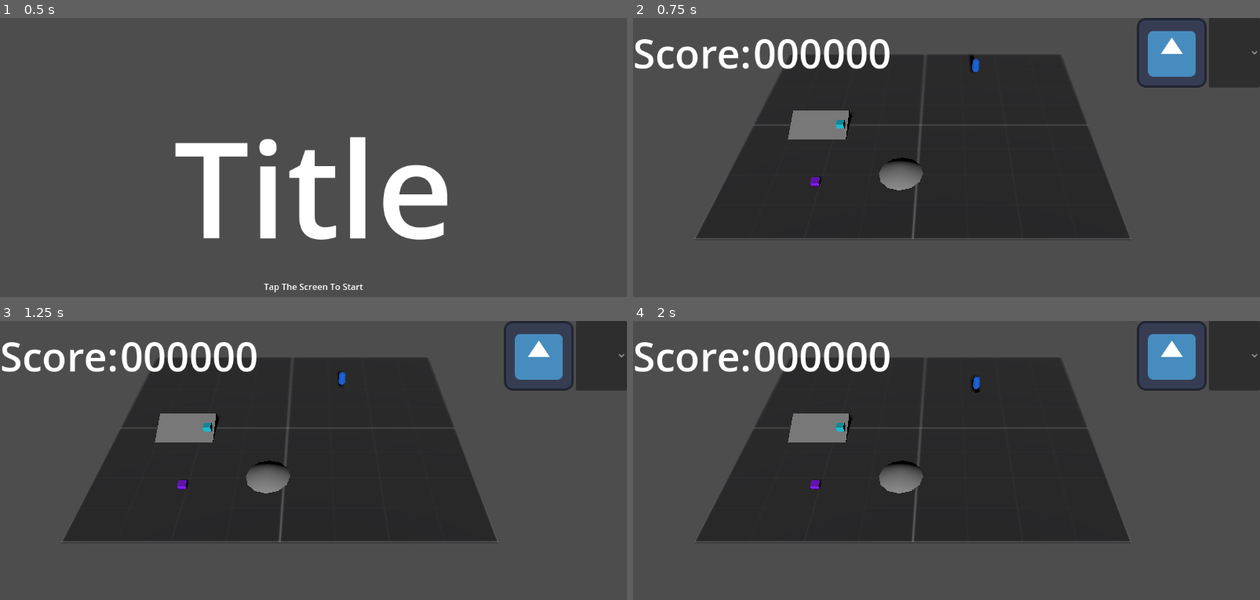
Above: before the commit, frames 1-4 (two rows, left to right).
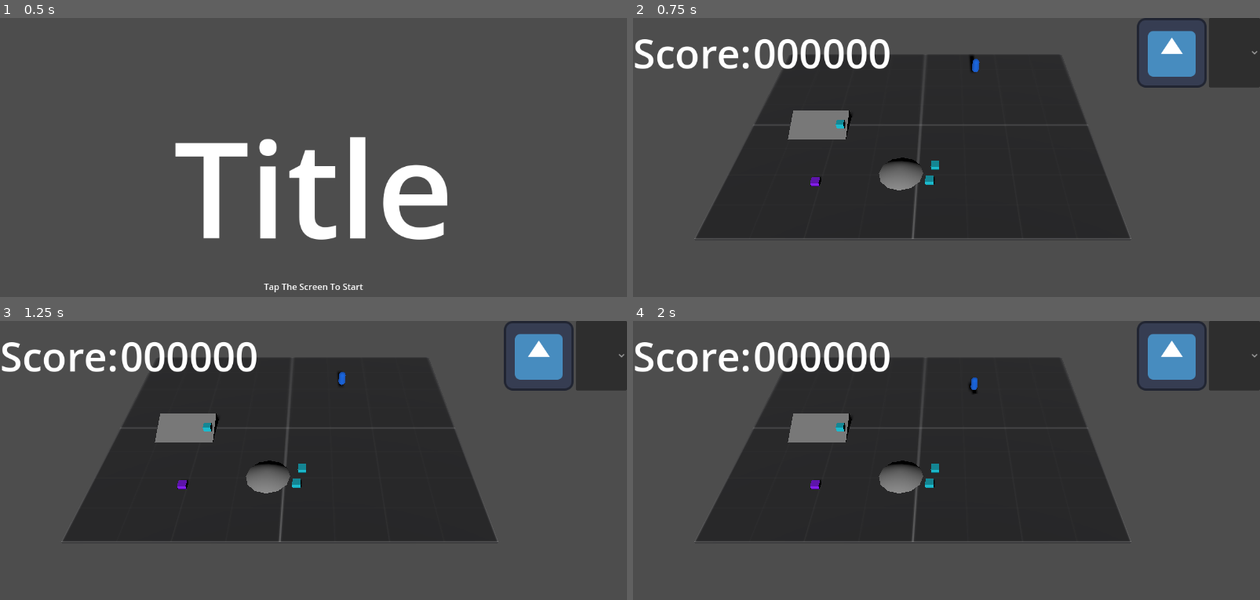
Above: after the commit, the same moments.

Repository: cgo722/DumbAI
Game: Godot game, scene res://main_world.tscn
Same seed, same stepped clock (60 frames per second), same inputs: the game is played once before the commit and once after it. The engine's default icon, where the game draws it, is replaced by a stand-in: a white triangle on a blue panel in a dark square.
Inputs (mouse positions are in pixels of both pictures, inside the frame that each line leads up to):
- Up to frame 1 (0.5 s): no input
- Up to frame 2 (0.75 s): tap Enter at 0.5 s; move the mouse to (1084, 177) at 0.52 s; click (1084, 177) at 0.67 s
- Up to frame 3 (1.25 s): no input
- Up to frame 4 (2 s): click (1172, 354) at 1.25 s

Frame 1 is identical in both runs. In frame 2, less than 0.1% of the frame differs, in the area x 46-49%, y 51-60%; in frame 3, less than 0.1%; in frame 4, 0.2%, in the area x 46-56%, y 19-60%.

Commit message:
Got danger zones to spawn during the round

Diff:
--- a/Levels/Resources/Playground.tres
+++ b/Levels/Resources/Playground.tres
@@ -9,8 +9,8 @@
 "brain_index": 0,
 "position": Vector3(9.73, 3, -7.825)
 }])
-danger_zone_count = 1
-work_zone_count = 1
+danger_zone_count = 3
+work_zone_count = 3
 danger_zone_scales = Array[Vector3]([])
 work_zone_scales = Array[Vector3]([])
 metadata/_custom_type_script = "uid://dypsirafxaxm6"
--- a/Levels/playground.gd
+++ b/Levels/playground.gd
@@ -32,19 +32,10 @@
 	var nav_map = nav_region.get_navigation_map()
 	var nav_origin = nav_region.global_transform.origin
 
-	# Spawn Danger Zones and record their positions
-	var danger_zone_positions = []
-	for i in range(level_config.danger_zone_count):
-		var spawn_point = get_random_navmesh_point(nav_map, nav_origin, 15.0)
-		var danger_instance = danger_zone_scene.instantiate()
-		add_child(danger_instance)
-		danger_instance.global_transform = Transform3D(danger_instance.global_transform.basis, spawn_point)
-		# Set scale if provided
-		if i < level_config.danger_zone_scales.size():
-			danger_instance.scale = level_config.danger_zone_scales[i]
-		danger_zone_positions.append(spawn_point)
+	# Start spawning Danger Zones over time (do not await)
+	spawn_danger_zones_over_time(nav_map, nav_origin)
 
-	# Spawn Work Zones
+	# Spawn Work Zones immediately
 	for i in range(level_config.work_zone_count):
 		var spawn_point = get_random_navmesh_point(nav_map, nav_origin, 15.0)
 		var work_instance = work_zone_scene.instantiate()
@@ -54,7 +45,7 @@
 		if i < level_config.work_zone_scales.size():
 			work_instance.scale = level_config.work_zone_scales[i]
 
-	# Spawn AIs, avoiding danger zones
+	# Spawn AIs immediately
 	for ai_data in level_config.ai_spawns:
 		if ai_data.has("position") and ai_data.has("brain_index"):
 			var spawn_point = ai_data["position"]
@@ -79,6 +70,20 @@
 		else:
 			push_error("ai_data missing 'position' or 'brain_index': %s" % [ai_data])
 
+# Spawns danger zones one at a time with a delay
+const DANGER_ZONE_SPAWN_DELAY = 1.0
+func spawn_danger_zones_over_time(nav_map, nav_origin):
+	var danger_zone_positions = []
+	for i in range(level_config.danger_zone_count):
+		var spawn_point = get_random_navmesh_point(nav_map, nav_origin, 15.0)
+		var danger_instance = danger_zone_scene.instantiate()
+		add_child(danger_instance)
+		danger_instance.global_transform = Transform3D(danger_instance.global_transform.basis, spawn_point)
+		if i < level_config.danger_zone_scales.size():
+			danger_instance.scale = level_config.danger_zone_scales[i]
+		danger_zone_positions.append(spawn_point)
+		await get_tree().create_timer(DANGER_ZONE_SPAWN_DELAY).timeout
+
 func get_random_navmesh_point(nav_map, center: Vector3, radius: float) -> Vector3:
 	var tries := 0
 	while tries < 10:
